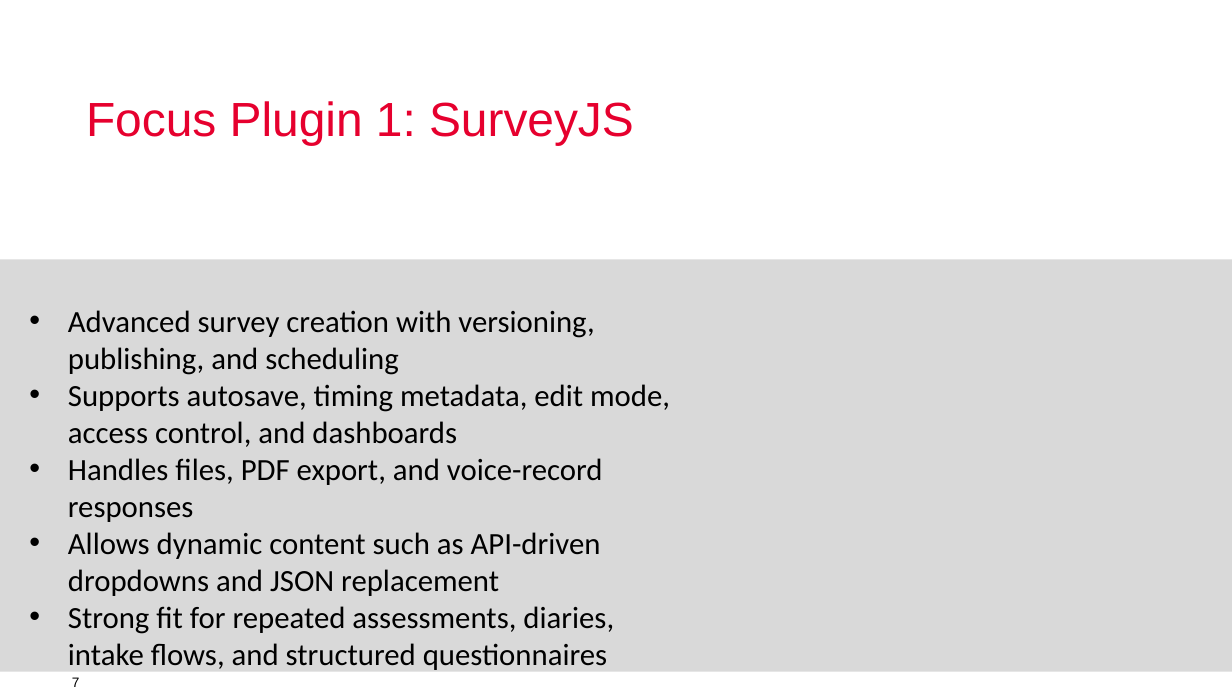
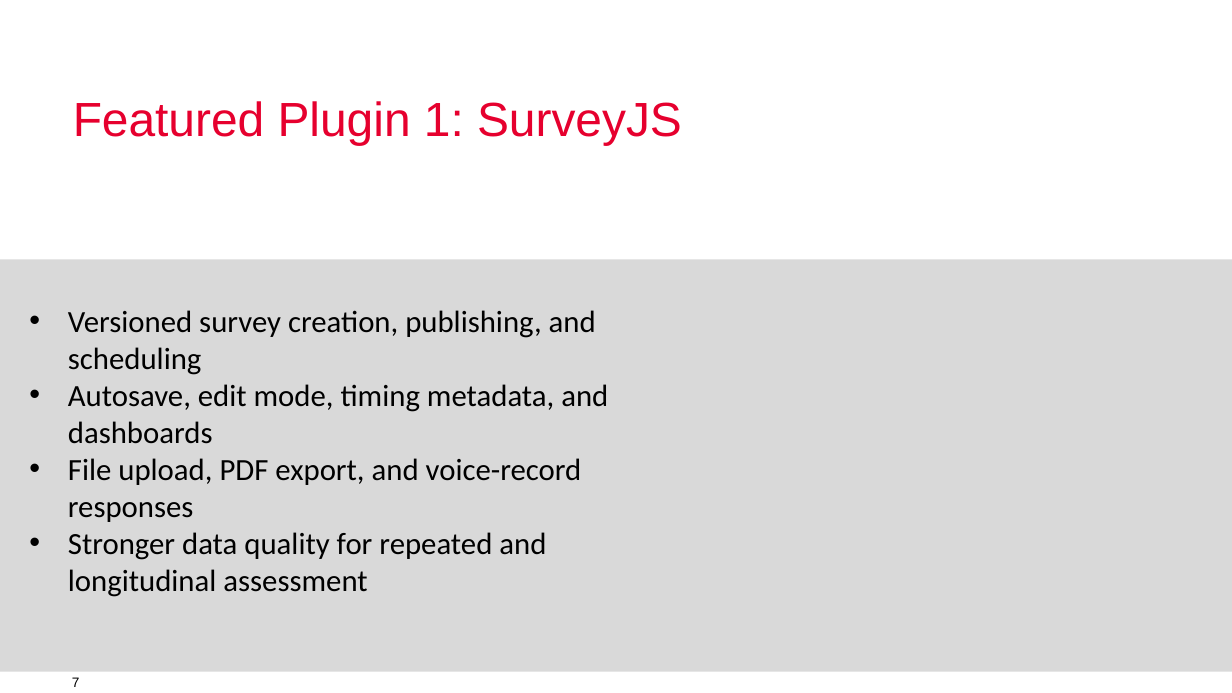
Before and after one commit to humdek-unibe-ch/sh-docs-presentations, a slide deck: slide 7 of SelfHelp-2026.pptx. Drawn at 1232x693 pixels with LibreOffice and Linux fonts; fonts in the diff are those of the drawing; background and template pictures are left out. Boxes give left, top, right and bottom in pixels: in the first picture for what was removed or moved away, otherwise in the second. Text is boxed around its words. In the diff, an @@ line names an element or a change of style, - is before the commit and + after.

```diff
--- a/SelfHelp-2026.pptx
+++ b/SelfHelp-2026.pptx
@@ title at <box>73,101,682,145</box>: text changed @@
-Focus Plugin 1: SurveyJS
+Featured Plugin 1: SurveyJS
@@ text at <box>68,310,608,597</box>: text changed @@
-• Advanced survey creation with versioning, publishing, and scheduling
-• Supports autosave, timing metadata, edit mode, access control, and dashboards
-• Handles files, PDF export, and voice-record responses
-• Allows dynamic content such as API-driven dropdowns and JSON replacement
-• Strong fit for repeated assessments, diaries, intake flows, and structured questionnaires
+• Versioned survey creation, publishing, and scheduling
+• Autosave, edit mode, timing metadata, and dashboards
+• File upload, PDF export, and voice-record responses
+• Stronger data quality for repeated and longitudinal assessment
```
Also in this commit, not shown: 10 other slides changed, 2 slides removed, 2 other files.
